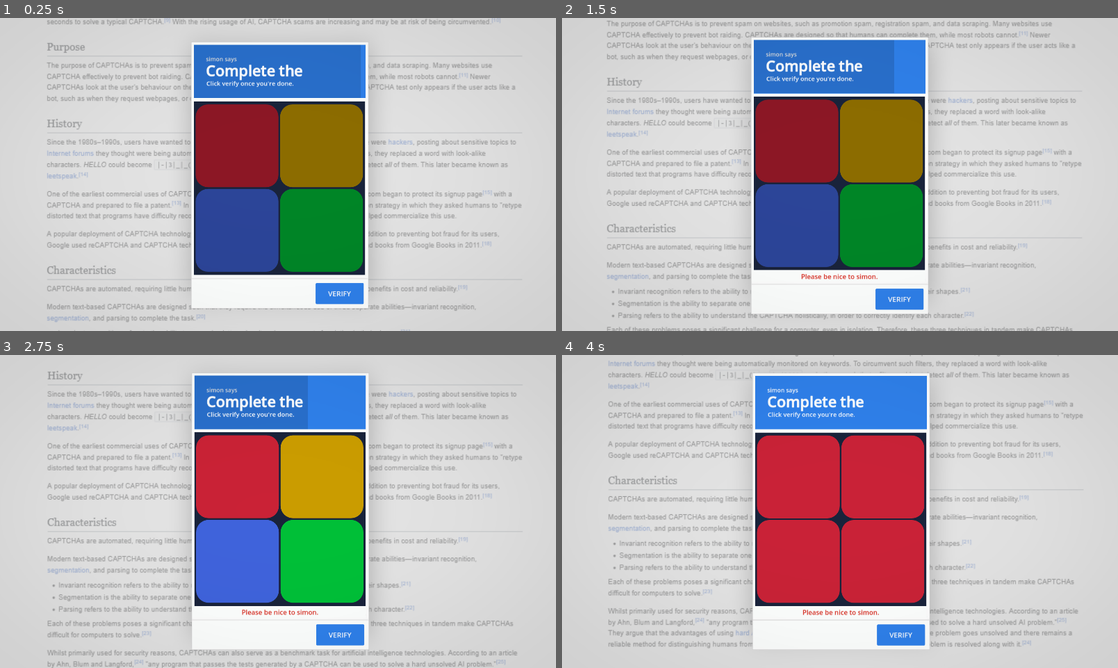
Above: before the commit, frames 1-4 (two rows, left to right).
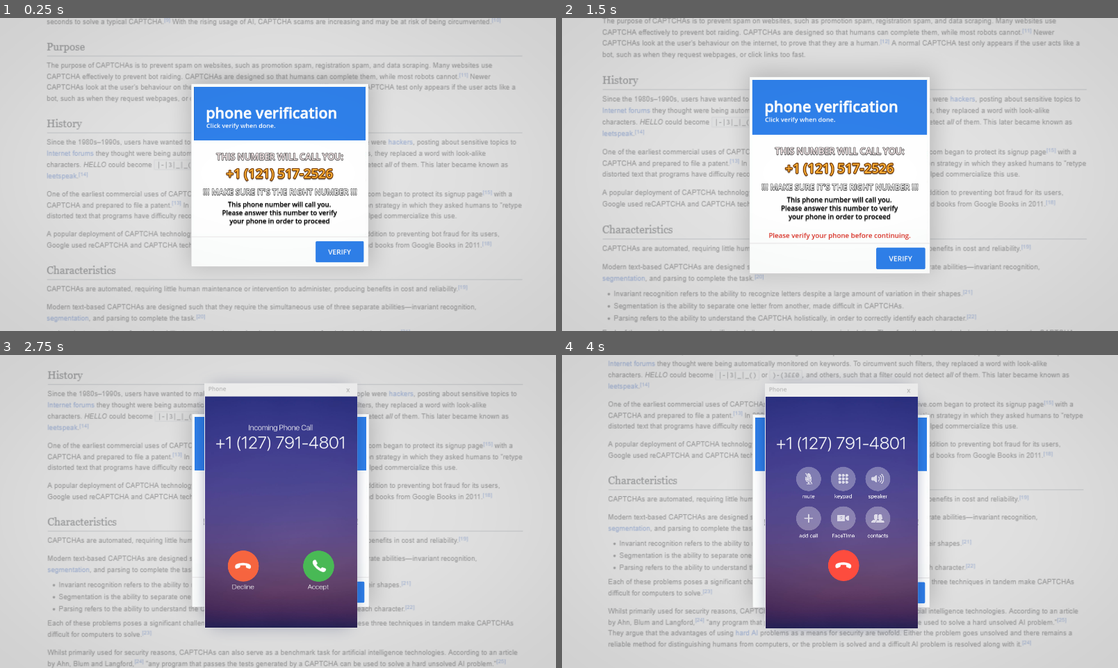
Above: after the commit, the same moments.

Repository: NonsenseNH/CaptchaWare
Game: Godot game, scene res://scenes/test_microgame.tscn
Two runs of this game, one before a commit and one after it. Both use one fixed random seed, a clock stepped at 60 frames per second and the inputs below. This scene is started directly instead of the project's main scene. Sound files missing from this copy of the repository are replaced by a short silence.
Inputs (mouse positions are in pixels of both pictures, inside the frame that each line leads up to):
- Up to frame 1 (0.25 s): no input
- Up to frame 2 (1.5 s): click "VERIFY" at 0.5 s; tap Enter (ui_text_submit) at 1.25, 1.35 s; move the mouse to (962, 158) at 1.27 s; hold D (right) from 1.28 s (still down); click (962, 158) at 1.42 s
- Up to frame 3 (2.75 s): release D (right) at 2 s; drag from (166, 527) to (250, 574) at 2.02 s
- Up to frame 4 (4 s): click (801, 477) at 2.77 s; click (878, 567) at 3.52 s

The runs differ from the first frame. In frame 1, 26% of the frame differs, in the area x 34-67%, y 7-93%; in frame 2, 35%, in the area x 7-95%, y 0-100%; in frame 3, 29%; in frame 4, 27%.

Commit message:
simon says finished

Diff:
--- a/instances/phoneVerification/phone_call_window.tscn
+++ b/instances/phoneVerification/phone_call_window.tscn
@@ -606,7 +606,7 @@
 
 [node name="decline" type="AudioStreamPlayer" parent="sounds"]
 stream = ExtResource("8_ih10t")
-volume_db = -3.616
+volume_db = -4.2
 bus = &"Sounds"
 
 [node name="ringing" type="AudioStreamPlayer" parent="sounds"]
--- a/microgames/reactionTime.tscn
+++ b/microgames/reactionTime.tscn
@@ -637,6 +637,7 @@
 grow_horizontal = 2
 grow_vertical = 2
 theme = SubResource("Theme_wku30")
+disabled = true
 
 [node name="intro" type="TextureRect" parent="reactionTimeButton"]
 layout_mode = 1
--- a/microgames/simonSays.tscn
+++ b/microgames/simonSays.tscn
@@ -1,6 +1,13 @@
-[gd_scene load_steps=5 format=3 uid="uid://cyit6b5ep6cp"]
+[gd_scene load_steps=12 format=3 uid="uid://cyit6b5ep6cp"]
 
 [ext_resource type="Script" uid="uid://b2j0e75yrngk8" path="res://scripts/microgames/simon_say/simon_says.gd" id="1_vvm8l"]
+[ext_resource type="AudioStream" uid="uid://coi3y4urjggxl" path="res://sounds/microgames/simonSays/red.mp3" id="2_ashlu"]
+[ext_resource type="AudioStream" uid="uid://8y4ep27whk1" path="res://sounds/microgames/simonSays/yellow.mp3" id="3_jnkmf"]
+[ext_resource type="AudioStream" uid="uid://c2gvitjhs4mah" path="res://sounds/microgames/simonSays/blue.mp3" id="4_j48af"]
+[ext_resource type="AudioStream" uid="uid://bgbbgd18bgwdh" path="res://sounds/microgames/simonSays/green.mp3" id="5_raokq"]
+[ext_resource type="AudioStream" uid="uid://dx8a42bn3vk2" path="res://sounds/microgames/simonSays/press.mp3" id="6_raokq"]
+[ext_resource type="AudioStream" uid="uid://cfs2js34cki63" path="res://sounds/microgames/fishing_game/win.mp3" id="7_j48af"]
+[ext_resource type="AudioStream" uid="uid://b8prtotky50i4" path="res://sounds/microgames/simonSays/wrong.mp3" id="8_nxb36"]
 
 [sub_resource type="StyleBoxFlat" id="StyleBoxFlat_b17g0"]
 bg_color = Color(0.86036915, 0.8603692, 0.8603691, 1)
@@ -61,6 +68,11 @@
 theme = SubResource("Theme_so1f2")
 disabled = true
 
+[node name="hit" type="AudioStreamPlayer" parent="buttons/buttons"]
+stream = ExtResource("2_ashlu")
+volume_db = -5.0
+bus = &"Sounds"
+
 [node name="buttons2" type="Control" parent="buttons"]
 layout_mode = 2
 
@@ -73,6 +85,11 @@
 focus_mode = 0
 theme = SubResource("Theme_so1f2")
 disabled = true
+
+[node name="hit" type="AudioStreamPlayer" parent="buttons/buttons2"]
+stream = ExtResource("3_jnkmf")
+volume_db = -5.0
+bus = &"Sounds"
 
 [node name="buttons3" type="Control" parent="buttons"]
 layout_mode = 2
@@ -87,6 +104,11 @@
 theme = SubResource("Theme_so1f2")
 disabled = true
 
+[node name="hit" type="AudioStreamPlayer" parent="buttons/buttons3"]
+stream = ExtResource("4_j48af")
+volume_db = -5.0
+bus = &"Sounds"
+
 [node name="buttons4" type="Control" parent="buttons"]
 layout_mode = 2
 
@@ -100,7 +122,31 @@
 theme = SubResource("Theme_so1f2")
 disabled = true
 
+[node name="hit" type="AudioStreamPlayer" parent="buttons/buttons4"]
+stream = ExtResource("5_raokq")
+volume_db = -5.0
+bus = &"Sounds"
+
+[node name="press" type="AudioStreamPlayer" parent="."]
+stream = ExtResource("6_raokq")
+volume_db = -10.0
+bus = &"Sounds"
+
+[node name="win" type="AudioStreamPlayer" parent="."]
+stream = ExtResource("7_j48af")
+volume_db = 3.0
+bus = &"Sounds"
+
+[node name="lose" type="AudioStreamPlayer" parent="."]
+stream = ExtResource("8_nxb36")
+volume_db = -10.0
+bus = &"Sounds"
+
+[connection signal="button_down" from="buttons/buttons/red" to="." method="_on_button_down"]
 [connection signal="pressed" from="buttons/buttons/red" to="." method="_on_red_pressed"]
+[connection signal="button_down" from="buttons/buttons2/yellow" to="." method="_on_button_down"]
 [connection signal="pressed" from="buttons/buttons2/yellow" to="." method="_on_yellow_pressed"]
+[connection signal="button_down" from="buttons/buttons3/blue" to="." method="_on_button_down"]
 [connection signal="pressed" from="buttons/buttons3/blue" to="." method="_on_blue_pressed"]
+[connection signal="button_down" from="buttons/buttons4/green" to="." method="_on_button_down"]
 [connection signal="pressed" from="buttons/buttons4/green" to="." method="_on_green_pressed"]
--- a/scenes/test_microgame.tscn
+++ b/scenes/test_microgame.tscn
@@ -128,7 +128,7 @@
 
 [node name="MicrogameGameplay" type="Node2D" parent="." groups=["main_game"]]
 script = ExtResource("2_xqagn")
-force_microgame = "simonSays"
+force_microgame = "phoneVerification"
 cur_difficulty_test = 1
 
 [node name="bg" type="TextureRect" parent="MicrogameGameplay"]
@@ -564,5 +564,6 @@
 autoplay = true
 bus = &"Sounds"
 
+[connection signal="pressed" from="MicrogameGameplay/window/captcha_window/lowbar/verifyButton" to="MicrogameGameplay" method="_on_verify_button_pressed"]
 [connection signal="pressed" from="MicrogameGameplay/window/captcha_window/lowbar/verifyButton" to="MicrogameGameplay/window" method="_on_verify_button_pressed"]
 [connection signal="timeout" from="MicrogameGameplay/Timer" to="MicrogameGameplay" method="_on_timer_timeout"]
--- a/scripts/gameplay.gd
+++ b/scripts/gameplay.gd
@@ -190,6 +190,7 @@
 func transition_game() -> void:
 	if prev_microgame != null && prev_microgame.skipped: return
 	captcha_input_disabler.visible = true
+	prev_microgame.skipped = true
 
 	var did_fail : bool = prev_microgame != null && !prev_microgame.isWinning()
 
--- a/scripts/microgame_load_test.gd
+++ b/scripts/microgame_load_test.gd
@@ -85,6 +85,7 @@
 	cur_microgame.override_instruction_text.connect(override_instructions)
 	cur_microgame.set_camera_shake.connect(camera_shake)
 	cur_microgame.skip_timer.connect(skip_timer)
+	cur_microgame.end_microgame.connect(results)
 	cur_microgame.difficulty = cur_difficulty_test
 
 	ui_captcha_window.cur_game.add_child(cur_microgame)
@@ -121,12 +122,10 @@
 
 func skip_game() -> void:
 	if cur_microgame == null: return
-	if cur_microgame.isWinning():
-		print_debug("has won")
-	else:
-		print_debug("has lost")
 	if cur_microgame.canSkip():
-		print_debug("CanSkipGame")
+		timer.stop()
+
+		results()
 	else:
 		ui_captcha_window._display_error_text(microgame_json.microgames[cur_microgame.name].errorMessage)
 
@@ -143,3 +142,20 @@
 	if force_microgame == "": return null
 	cur_game = load("res://microgames/" + force_game + ".tscn").instantiate()
 	return cur_game
+
+
+func _on_timer_timeout() -> void:
+	results()
+
+func results() -> void:
+	if cur_microgame == null || cur_microgame.skipped: return
+
+	cur_microgame.skipped = true
+
+	if cur_microgame.isWinning():
+		print_debug("has won")
+	else:
+		print_debug("has lost")
+
+func _on_verify_button_pressed() -> void:
+	skip_game()
--- a/scripts/microgames/face_right_up/face_right_up.gd
+++ b/scripts/microgames/face_right_up/face_right_up.gd
@@ -122,6 +122,8 @@
 
 	skip_timer.emit()
 	finished = true
+
+	if skipped: return
 	anims.play("finish")
 
 func isWinning() -> bool:
--- a/scripts/microgames/how_many_fingers/how_many_fingers.gd
+++ b/scripts/microgames/how_many_fingers/how_many_fingers.gd
@@ -129,7 +129,7 @@
 	reveal_buttons.emit()
 
 func canSkip() -> bool:
-	return answered
+	return answered >= how_many_should_answer
 
 func isWinning() -> bool:
 	super.isWinning()
--- a/scripts/microgames/impossible_quiz/impossible_quiz.gd
+++ b/scripts/microgames/impossible_quiz/impossible_quiz.gd
@@ -101,6 +101,9 @@
 
 	force_end_mircogame()
 
+	var vol_tween := create_tween()
+	vol_tween.tween_property(win_sound, "volume_db", -80, 1)
+
 func canSkip() -> bool:
 	return won || lives <= 0
 
--- a/scripts/microgames/microgame_class.gd
+++ b/scripts/microgames/microgame_class.gd
@@ -22,7 +22,6 @@
 	force_stopped = true
 
 func force_end_mircogame() -> void:
-	skipped = true
 	end_microgame.emit()
 
 func get_file_list(path : String, file_type : String = ".png") -> Array:
--- a/scripts/microgames/microgames.json
+++ b/scripts/microgames/microgames.json
@@ -150,8 +150,8 @@
 			"noTimer" : false
 		},
 		"reactionTime":{
-			"instructionsBig" : "click to start the test",
-			"InstructionsSmall" : "--Click verify when the test is completed.",
+			"instructionsBig" : "reaction time test",
+			"InstructionsSmall" : "Complete the--Click verify when the test is completed.",
 			"referenceImage" : "",
 			"errorMessage" : "Please complete the test.",
 			"Length": 573.835,
@@ -186,14 +186,14 @@
 			"noTimer" : true
 		},
 		"simonSays":{
-			"instructionsBig" : "Complete the",
-			"InstructionsSmall" : "simon says--Click verify once you're done.",
+			"instructionsBig" : "simon says",
+			"InstructionsSmall" : "Complete the--Click verify once you're done.",
 			"referenceImage" : "",
 			"errorMessage" : "Please be nice to simon.",
 			"Length": 573.835,
 			"Width": 430.0,
 			"BonusTime": 3.0,
-			"slowGame": false,
+			"slowGame": true,
 			"staticTimer" : true,
 			"noTimer" : false
 		}
--- a/scripts/microgames/reaction_time/reaction_time.gd
+++ b/scripts/microgames/reaction_time/reaction_time.gd
@@ -29,6 +29,11 @@
 
 func _ready() -> void:
 	minimum_time = difficulty_window[difficulty - 1]
+
+	await get_tree().create_timer(1).timeout
+
+	_on_reaction_time_button_pressed()
+	reaction_time_button.disabled = false
 
 func _process(delta: float) -> void:
 	if !click_now: return
--- a/scripts/microgames/simon_say/simon_says.gd
+++ b/scripts/microgames/simon_say/simon_says.gd
@@ -32,6 +32,10 @@
 var cur_button_index := 0
 
 @onready var buttons: GridContainer = $buttons
+
+@onready var press_sound: AudioStreamPlayer = $press
+@onready var win_sound: AudioStreamPlayer = $win
+@onready var lose_sound: AudioStreamPlayer = $lose
 
 var finished_game := false
 
@@ -68,6 +72,7 @@
 	var cur_button := buttons.get_child(button_index).get_child(0)
 
 	cur_button.self_modulate = Color.WHITE
+	buttons.get_child(button_index).get_child(1).play()
 
 	await get_tree().create_timer(.15).timeout
 
@@ -76,20 +81,24 @@
 func button_check(button_index : int) -> void:
 	if cur_button_index >= how_many_presses: return
 
+	buttons.get_child(button_index).get_child(1).play()
+
 	if simon_says_sequence[cur_button_index] != button_index:
 		results(true)
 		return
 
-	if (how_many_presses - 1) > cur_button_index:
-		cur_button_index += 1
-	else:
+	cur_button_index += 1
+
+	if cur_button_index >= how_many_presses:
 		results()
 
 func results(failed := false) -> void:
 	if failed:
+		lose_sound.play()
 		set_camera_shake.emit(5, .5)
 		color_each_button(Color("ea2840"))
 	else:
+		win_sound.play()
 		color_each_button(Color("00df41"))
 	skip_timer.emit()
 	finished_game = true
@@ -117,7 +126,10 @@
 	button_check(RED)
 
 func isWinning() -> bool:
-	return finished_game && how_many_presses <= cur_button_index
+	return finished_game && cur_button_index >= how_many_presses
 
 func canSkip() -> bool:
 	return finished_game
+
+func _on_button_down() -> void:
+	press_sound.play()
Not shown, added: sounds/microgames/simonSays/blue.mp3.import
Not shown, added: sounds/microgames/simonSays/green.mp3.import
Not shown, added: sounds/microgames/simonSays/press.mp3.import
Not shown, added: sounds/microgames/simonSays/red.mp3.import
Not shown, added: sounds/microgames/simonSays/wrong.mp3.import
Not shown, added: sounds/microgames/simonSays/yellow.mp3.import
Binary file changed: sprites/reaction_time/reaction_time_test.png
Not shown, added: sounds/microgames/simonSays/blue.mp3
Not shown, added: sounds/microgames/simonSays/green.mp3
Not shown, added: sounds/microgames/simonSays/press.mp3
Not shown, added: sounds/microgames/simonSays/red.mp3
Not shown, added: sounds/microgames/simonSays/wrong.mp3
(and 1 more such lines)
